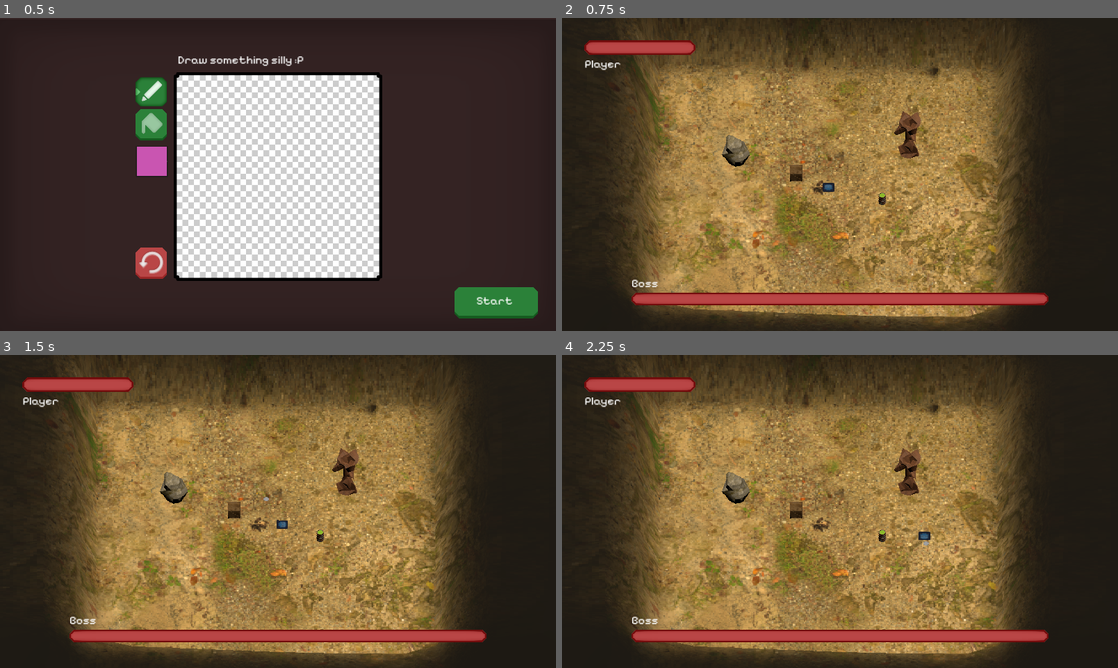
Above: before the commit, frames 1-4 (two rows, left to right).
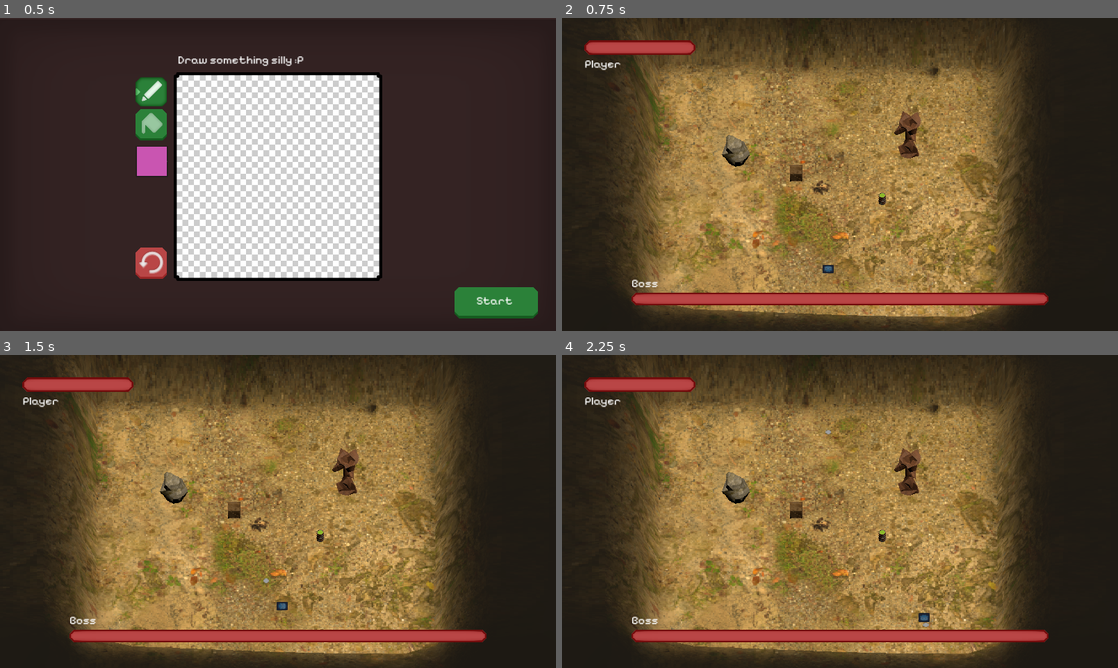
Above: after the commit, the same moments.

Repository: sticks-stuff/ggj
Game: Godot game, scene res://scenes/player_draw_pane.tscn
Same seed, same stepped clock (60 frames per second), same inputs: the game is played once before the commit and once after it.
Inputs:
- Up to frame 1 (0.5 s): no input
- Up to frame 2 (0.75 s): click "Start" at 0.5 s
- Up to frame 3 (1.5 s): tap Enter at 1.25 s; hold D (right) from 1.28 s (still down); hold Space (fire) from 1.28 s (still down)
- Up to frame 4 (2.25 s): release D (right) at 2.03 s; release Space (fire) at 2.03 s; hold S (down) from 2.03 s (still down); tap Space (fire) at 2.1 s

Frame 1 is identical in both runs. In frame 2, 0.1% of the frame differs, in the area x 46-49%, y 52-82%; in frame 3, 0.1%; in frame 4, 0.2%, in the area x 47-67%, y 24-87%.

Commit message:
scale up boss move player start away from boss deal damage to player on touch boss

Diff:
--- a/scenes/game_scene.tscn
+++ b/scenes/game_scene.tscn
@@ -14,6 +14,7 @@
 
 [node name="player" parent="." node_paths=PackedStringArray("HUD") instance=ExtResource("1_4jftv")]
 unique_name_in_owner = true
+transform = Transform3D(1, 0, 0, 0, 1, 0, 0, 0, 1, 0, 0, 12.2042)
 HUD = NodePath("../HUD")
 
 [node name="Camera3D" type="Camera3D" parent="."]
@@ -36,7 +37,7 @@
 sky_mode = 1
 
 [node name="boss" parent="." node_paths=PackedStringArray("HUD") instance=ExtResource("3_n1xjb")]
-transform = Transform3D(4, 0, 0, 0, 4, 0, 0, 0, 4, 0, 0, 0)
+transform = Transform3D(8, 0, 0, 0, 8, 0, 0, 0, 8, 0, 0, 0)
 HUD = NodePath("../HUD")
 
 [node name="HUD" parent="." instance=ExtResource("4_w8y13")]
--- a/scripts/player/player.gd
+++ b/scripts/player/player.gd
@@ -51,7 +51,7 @@
 		get_parent().add_child(bullet_instance)
 
 func _on_area_3d_area_entered(area):
-	if area.is_in_group("enemy_bullet"):
+	if area.is_in_group("enemy_bullet") or area.is_in_group("boss"):
 		damage(1)
 
 func damage(amount):
